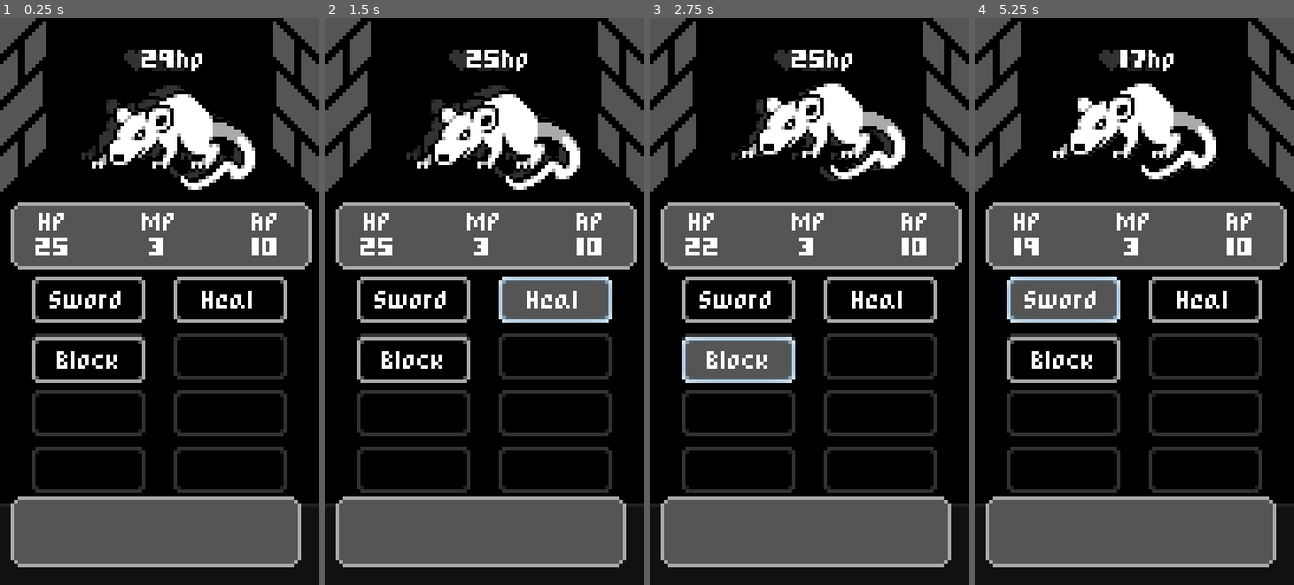
Above: before the commit, frames 1-4 (left to right).
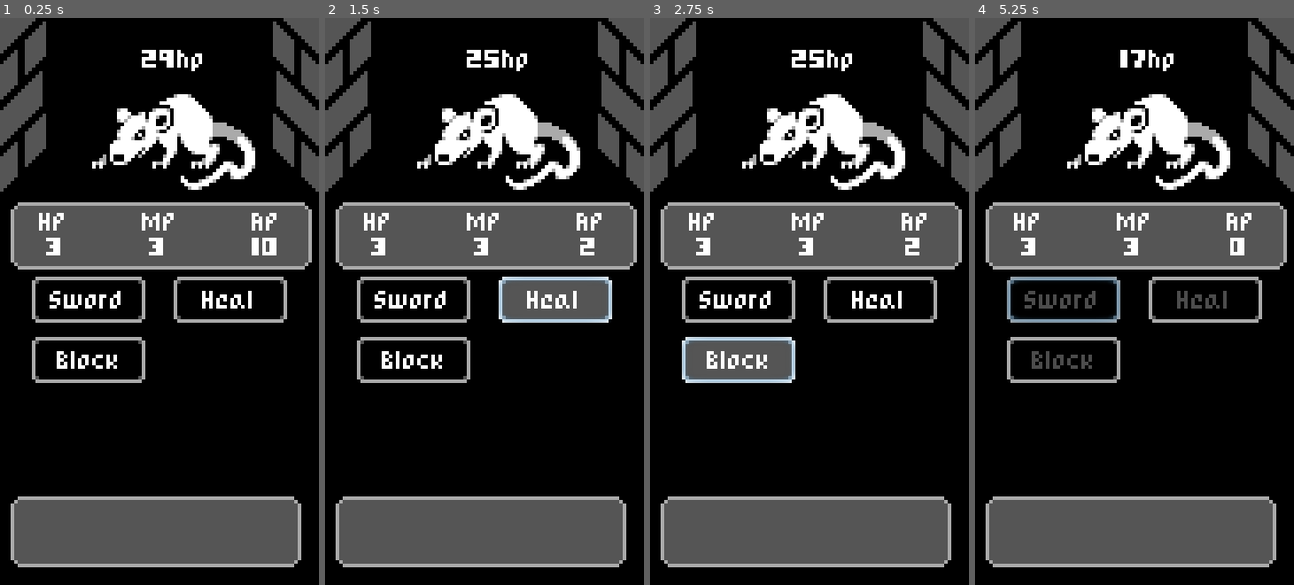
Above: after the commit, the same moments.

Repository: tonytins/mobilerpg
Game: Godot game, scene res://scenes/battle.tscn
Same seed, same stepped clock (60 frames per second), same inputs: the game is played once before the commit and once after it.
Inputs:
- Up to frame 1 (0.25 s): no input
- Up to frame 2 (1.5 s): click "Sword" at 0.5 s; click "Heal" at 1.25 s
- Up to frame 3 (2.75 s): click "Block" at 2 s
- Up to frame 4 (5.25 s): click "Sword" at 2.75 s; click "Heal" at 3.5 s; click "Block" at 4.25 s; click "Sword" at 5 s

The runs differ from the first frame. In frame 1, 4.6% of the frame differs, in the area x 0-100%, y 5-87%; in frame 2, 4.7%; in frame 3, 7.5%; in frame 4, 11%.

Commit message:
Added more battle functions
- Global theme

Diff:
--- a/project.godot
+++ b/project.godot
@@ -28,6 +28,11 @@
 window/handheld/orientation="portrait"
 window/stretch/mode="2d"
 window/stretch/aspect="keep"
+
+[gui]
+
+theme/custom="res://styles/game.theme"
+theme/custom_font="res://styles/pixelrpg-6px.tres"
 
 [importer_defaults]
 
--- a/scenes/battle.tscn
+++ b/scenes/battle.tscn
@@ -1,10 +1,9 @@
-[gd_scene load_steps=8 format=2]
+[gd_scene load_steps=7 format=2]
 
 [ext_resource path="res://sprites/Mobile RPG Mockup.png" type="Texture" id=1]
 [ext_resource path="res://sprites/Dungeon.png" type="Texture" id=2]
 [ext_resource path="res://scenes/enemy.tscn" type="PackedScene" id=3]
 [ext_resource path="res://scripts/battle.gd" type="Script" id=4]
-[ext_resource path="res://styles/game.theme" type="Theme" id=5]
 [ext_resource path="res://scripts/stats.gd" type="Script" id=6]
 [ext_resource path="res://scripts/statsPanel.gd" type="Script" id=7]
 
@@ -22,6 +21,7 @@
 }
 
 [node name="mockup" type="Sprite" parent="."]
+visible = false
 self_modulate = Color( 1, 1, 1, 0.196078 )
 texture = ExtResource( 1 )
 centered = false
@@ -37,7 +37,6 @@
 [node name="base" type="Control" parent="ui"]
 anchor_right = 1.0
 anchor_bottom = 1.0
-theme = ExtResource( 5 )
 __meta__ = {
 "_edit_lock_": true,
 "_edit_use_anchors_": true
--- a/scenes/enemy.tscn
+++ b/scenes/enemy.tscn
@@ -19,8 +19,7 @@
 "values": [ Vector2( -4, 0 ), Vector2( 0, -3 ), Vector2( 0, 3 ), Vector2( 0, 0 ) ]
 }
 
-[sub_resource type="Animation" id=1]
-resource_name = "shake"
+[sub_resource type="Animation" id=2]
 length = 0.2
 step = 0.05
 tracks/0/type = "value"
@@ -56,5 +55,5 @@
 }
 
 [node name="animationPlayer" type="AnimationPlayer" parent="."]
-anims/attack = SubResource( 2 )
-anims/shake = SubResource( 1 )
+anims/attack = SubResource( 1 )
+anims/shake = SubResource( 2 )
--- a/scripts/battle.gd
+++ b/scripts/battle.gd
@@ -1,12 +1,43 @@
 extends Node2D
 
 onready var enemy = $enemy
-onready var enemy_player = $enemy/animationPlayer
-onready var sword = $ui/base/grid/swordBtn
+onready var stats = $stats
+onready var sword_btn = $ui/base/grid/swordBtn
+onready var health_btn = $ui/base/grid/healBtn
+onready var block_btn = $ui/base/grid/blockBtn
+
+func _ready():
+	start_player_turn()
+
+func start_enemy_turn():
+
+	sword_btn.disabled = true
+	health_btn.disabled = true
+	block_btn.disabled = true
+
+	if enemy != null:
+		enemy.attack(stats)
+		yield(enemy, "end_turn")
+
+	start_player_turn()
+
+func start_player_turn():
+
+	sword_btn.disabled = false
+	health_btn.disabled = false
+	block_btn.disabled = false
+
+	stats.hp = stats.max_ap
+	yield(stats, "end_turn")
+	start_enemy_turn()
 
 func _on_swordBtn_pressed():
 	if enemy != null:
 		enemy.hp -= 4
+		stats.ap -= 1
 
 func _on_enemy_died():
-	sword.disabled = true
+	sword_btn.disabled = true
+	health_btn.disabled = true
+	block_btn.disabled = true
+	enemy = null
--- a/scripts/enemy.gd
+++ b/scripts/enemy.gd
@@ -1,6 +1,7 @@
 extends Node2D
 
 signal died
+signal end_turn
 
 export var hp = 29 setget set_hp
 
@@ -10,6 +11,13 @@
 func _ready():
 	hp_label.text = str(hp) + "hp"
 
+func attack(target):
+	yield(get_tree().create_timer(0.4), "timeout")
+	player.play("attack")
+	yield(player, "animation_finished")
+	target.hp -= 4
+	emit_signal("end_turn")
+
 func set_hp(new_hp):
 	hp = new_hp
 	hp_label.text = str(hp) + "hp"
@@ -17,11 +25,3 @@
 	if hp <= 0:
 		emit_signal("died")
 		queue_free()
-	else:
-		player.play("shake")
-		yield(player, "animation_finished")
-		player.play("attack")
-		yield(player, "animation_finished")
-		var battle = get_tree().current_scene
-		var player = battle.find_node("stats")
-		player.hp -= 3
--- a/scripts/stats.gd
+++ b/scripts/stats.gd
@@ -1,4 +1,6 @@
 extends Node
+
+signal end_turn
 
 signal hp_changed(val)
 signal ap_changed(val)
@@ -17,9 +19,12 @@
 	emit_signal("hp_changed", hp)
 
 func set_ap(val):
-	ap = min(val, max_ap)
+	ap = clamp(val, 0, max_ap)
 	emit_signal("ap_changed", ap)
 
+	if ap == 0:
+		emit_signal("end_turn")
+
 func set_mp(val):
-	mp = min(val, max_mp)
+	mp = clamp(val, 0, max_mp)
 	emit_signal("mp_changed", mp)
Not shown: 1 places in scenes/enemy.tscn that only renumber resources
